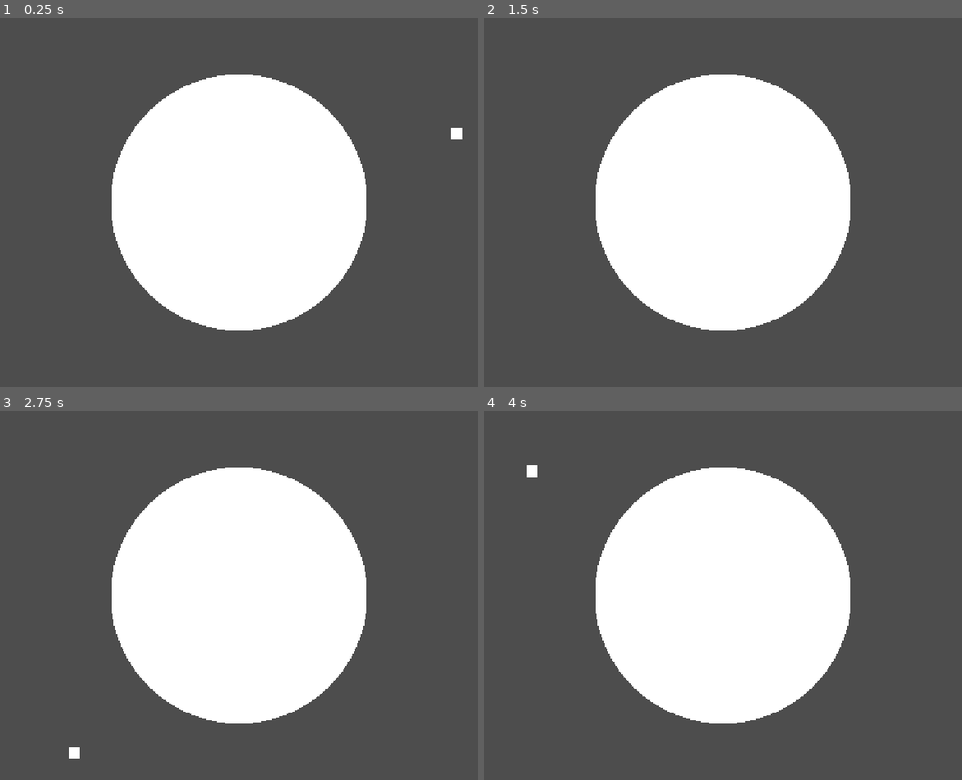
Above: before the commit, frames 1-4 (two rows, left to right).
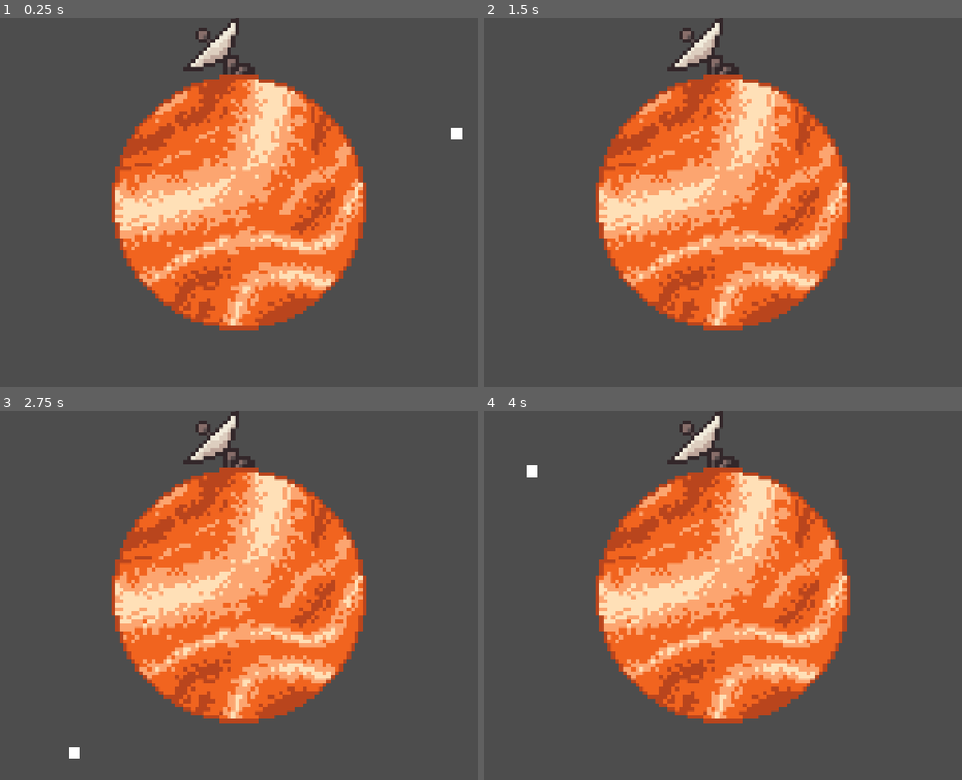
Above: after the commit, the same moments.

Repository: SpookyPlagueDoc777/Orbit-game
Game: Godot game, scene res://Scenes/Game/main_node.tscn
The game is run twice, just before and just after one commit, with the same random seed, the same clock (stepped at 60 frames per second) and the same inputs.
Inputs (mouse positions are in pixels of both pictures, inside the frame that each line leads up to):
- Up to frame 1 (0.25 s): no input
- Up to frame 2 (1.5 s): move the mouse to (866, 184) at 0.52 s; click (866, 184) at 0.67 s; move the mouse to (593, 220) at 1.27 s; click (593, 220) at 1.42 s
- Up to frame 3 (2.75 s): tap Enter at 2 s; move the mouse to (305, 514) at 2.02 s; click (305, 514) at 2.17 s
- Up to frame 4 (4 s): tap Space at 2.75 s; move the mouse to (689, 669) at 2.77 s; click (689, 669) at 2.92 s; move the mouse to (918, 650) at 3.52 s; click (918, 650) at 3.67 s

The runs differ from the first frame. In frame 1, 30% of the frame differs, in the area x 23-77%, y 0-85%; in frame 2, 30%; in frame 3, 30%; in frame 4, 30%.

Commit message:
prep satellite hp
idk not much

Diff:
--- a/Code/Game/satellite.gd
+++ b/Code/Game/satellite.gd
@@ -8,6 +8,10 @@
 @export var orbitradius: float
 @export var baseangle: float
 
+@export_category("Satellite Energy")
+@export var satenergyprod: int
+@export var satenergylaunch: int
+@export var satspinprod: float
 # Called when the node enters the scene tree for the first time.
 func _ready() -> void:
 	pass # Replace with function body.
@@ -25,3 +29,9 @@
 
 	position.x = orbitradius * x_pos
 	position.y = orbitradius * y_pos
+
+
+func _on_area_2d_area_entered(area: Area2D) -> void:
+	health -= 1
+	if health <= 0:
+		get_tree().queue_delete($".")
--- a/Scenes/Game/GameClass/satellite.tscn
+++ b/Scenes/Game/GameClass/satellite.tscn
@@ -15,3 +15,13 @@
 
 [node name="CollisionShape2D" type="CollisionShape2D" parent="." unique_id=1004951536]
 shape = SubResource("RectangleShape2D_g4v7s")
+disabled = true
+
+[node name="Area2D" type="Area2D" parent="." unique_id=1996097424]
+collision_mask = 2
+
+[node name="CollisionShape2D" type="CollisionShape2D" parent="Area2D" unique_id=965411197]
+shape = SubResource("RectangleShape2D_g4v7s")
+disabled = true
+
+[connection signal="area_entered" from="Area2D" to="." method="_on_area_2d_area_entered"]
--- a/Scenes/Game/game_scene.tscn
+++ b/Scenes/Game/game_scene.tscn
@@ -2,6 +2,7 @@
 
 [ext_resource type="Script" uid="uid://cdqfab7csu16f" path="res://Code/Game/game_scene.gd" id="1_ctr27"]
 [ext_resource type="PackedScene" uid="uid://bb6amt7kskmfb" path="res://Scenes/Game/GameClass/satellite.tscn" id="2_c53t7"]
+[ext_resource type="Texture2D" uid="uid://dfytms5eflyln" path="res://Textures/Planet_X.png" id="2_ihfs7"]
 
 [sub_resource type="SphereMesh" id="SphereMesh_g4v7s"]
 
@@ -10,22 +11,28 @@
 
 [node name="Camera2D" type="Camera2D" parent="." unique_id=1016955510]
 
-[node name="Node2D" type="Node2D" parent="." unique_id=1177193644]
+[node name="Planet" type="Node2D" parent="." unique_id=1177193644]
 
-[node name="MeshInstance2D" type="MeshInstance2D" parent="Node2D" unique_id=1303857469]
+[node name="Sprite2D" type="Sprite2D" parent="Planet" unique_id=1514046262]
+scale = Vector2(0.7, 0.7)
+texture = ExtResource("2_ihfs7")
+offset = Vector2(0, -75)
+
+[node name="MeshInstance2D" type="MeshInstance2D" parent="Planet" unique_id=1303857469]
+visible = false
 scale = Vector2(450, 450)
 mesh = SubResource("SphereMesh_g4v7s")
 
-[node name="Satellites" type="Node2D" parent="Node2D" unique_id=765053489]
+[node name="Satellites" type="Node2D" parent="Planet" unique_id=765053489]
 
-[node name="Satellite" parent="Node2D/Satellites" unique_id=188818874 instance=ExtResource("2_c53t7")]
+[node name="Satellite" parent="Planet/Satellites" unique_id=188818874 instance=ExtResource("2_c53t7")]
 position = Vector2(251.84459, -163.01627)
 satellitename = "Satelitus"
 health = 100.0
 orbitradius = 400.0
 baseangle = 5.7087181712677175
 
-[node name="Satellite2" parent="Node2D/Satellites" unique_id=1265870302 instance=ExtResource("2_c53t7")]
+[node name="Satellite2" parent="Planet/Satellites" unique_id=1265870302 instance=ExtResource("2_c53t7")]
 position = Vector2(251.84459, -163.01627)
 satellitename = "Satelitus"
 health = 100.0
Binary file added: Textures/Planet_X.png
Not shown, added: Textures/Planet_X.png.import
